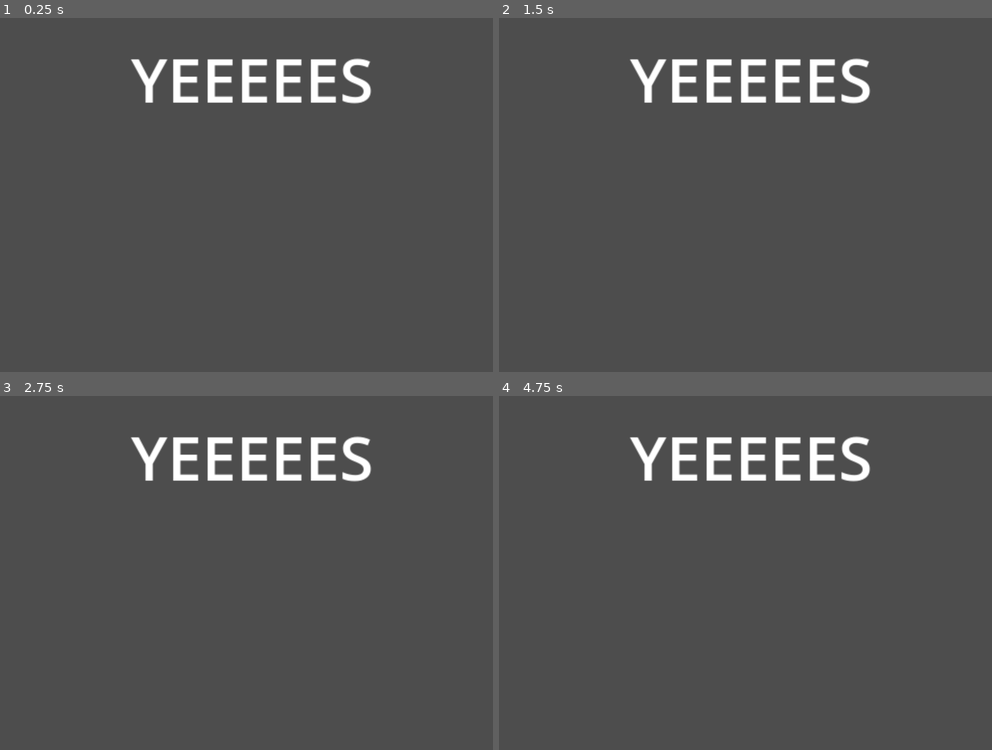
Above: before the commit, frames 1-4 (two rows, left to right).
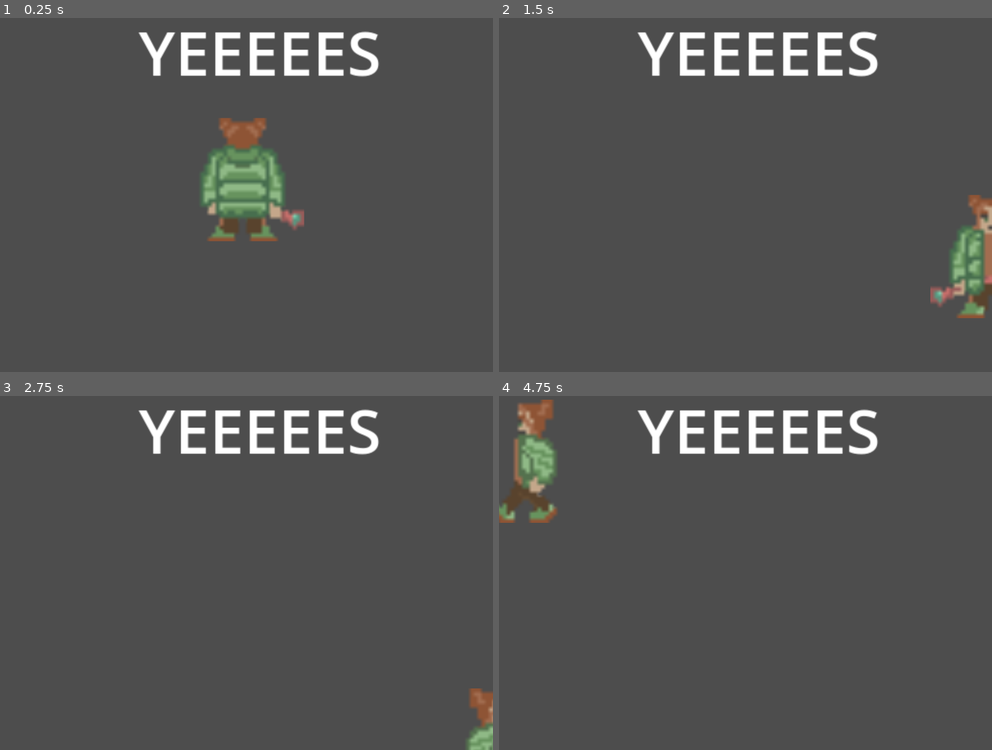
Above: after the commit, the same moments.

Repository: Hardy-Thomas/TheSereneGlade
Game: Godot game, scene res://main.tscn
The game is run twice, just before and just after one commit, with the same random seed, the same clock (stepped at 60 frames per second) and the same inputs. This scene is started directly instead of the project's main scene.
Inputs:
- Up to frame 1 (0.25 s): no input
- Up to frame 2 (1.5 s): tap Enter at 0.5 s; hold Right (move_right) 0.53-1.28 s; hold Down (move_down) from 1.28 s (still down)
- Up to frame 3 (2.75 s): release Down (move_down) at 2.03 s; hold Right (move_right) from 2.03 s (still down)
- Up to frame 4 (4.75 s): tap Space at 2.75 s; release Right (move_right) at 2.78 s; hold Up (move_up) 2.78-3.53 s; hold Left (move_left) from 3.53 s (still down)

The runs differ from the first frame. In frame 1, 9.5% of the frame differs, in the area x 26-77%, y 3-64%; in frame 2, 7.5%; in frame 3, 5.9%; in frame 4, 7.5%.

Commit message:
modify project control

Diff:
--- a/main.tscn
+++ b/main.tscn
@@ -1,12 +1,17 @@
-[gd_scene format=3 uid="uid://310a7mbtjyf7"]
+[gd_scene load_steps=2 format=3 uid="uid://310a7mbtjyf7"]
 
-[node name="Main" type="Node"]
+[ext_resource type="PackedScene" uid="uid://7q4tqo0mblic" path="res://player.tscn" id="1_ig7tw"]
+
+[node name="Main" type="Node2D"]
 
 [node name="CanvasLayer" type="CanvasLayer" parent="."]
 
 [node name="Label" type="Label" parent="CanvasLayer"]
-offset_left = 34.0
-offset_top = 40.0
-offset_right = 74.0
-offset_bottom = 63.0
+offset_left = 36.0
+offset_top = 33.0
+offset_right = 99.0
+offset_bottom = 56.0
 text = "YEEEEES"
+
+[node name="Player" parent="." instance=ExtResource("1_ig7tw")]
+position = Vector2(63, 78)
--- a/project.godot
+++ b/project.godot
@@ -27,6 +27,7 @@
 "deadzone": 0.5,
 "events": [Object(InputEventKey,"resource_local_to_scene":false,"resource_name":"","device":0,"window_id":0,"alt_presse …(194 unchanged characters)…
 , Object(InputEventKey,"resource_local_to_scene":false,"resource_name":"","device":0,"window_id":0,"alt_pressed":false,"shift_pressed":false,"ctrl_pressed":false,"meta_pressed":false,"pressed":false,"keycode":0,"physical_keycode":82,"key_label":0,"unicode":0,"location":0,"echo":false,"script":null)
+, Object(InputEventKey,"resource_local_to_scene":false,"resource_name":"","device":-1,"window_id":0,"alt_pressed":false,"shift_pressed":false,"ctrl_pressed":false,"meta_pressed":false,"pressed":false,"keycode":68,"physical_keycode":0,"key_label":0,"unicode":100,"location":0,"echo":false,"script":null)
 ]
 }
 move_down={
@@ -39,7 +40,7 @@
 "deadzone": 0.5,
 "events": [Object(InputEventKey,"resource_local_to_scene":false,"resource_name":"","device":0,"window_id":0,"alt_presse …(194 unchanged characters)…
 , Object(InputEventKey,"resource_local_to_scene":false,"resource_name":"","device":0,"window_id":0,"alt_pressed":false,"shift_pressed":false,"ctrl_pressed":false,"meta_pressed":false,"pressed":false,"keycode":0,"physical_keycode":81,"key_label":0,"unicode":0,"location":0,"echo":false,"script":null)
-, Object(InputEventKey,"resource_local_to_scene":false,"resource_name":"","device":0,"window_id":0,"alt_pressed":false,"shift_pressed":false,"ctrl_pressed":false,"meta_pressed":false,"pressed":false,"keycode":0,"physical_keycode":65,"key_label":0,"unicode":0,"location":0,"echo":false,"script":null)
+, Object(InputEventKey,"resource_local_to_scene":false,"resource_name":"","device":-1,"window_id":0,"alt_pressed":false,"shift_pressed":false,"ctrl_pressed":false,"meta_pressed":false,"pressed":false,"keycode":81,"physical_keycode":0,"key_label":0,"unicode":113,"location":0,"echo":false,"script":null)
 ]
 }
 move_up={
